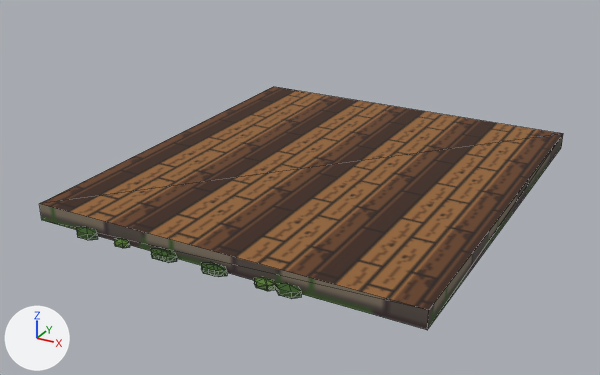
The glTF model games/hearthmoor/areas/lumen_court/public/art/kit/scene_library_floor.glb: old version first, new version second.
Camera for both pictures: a 50 mm lens placed at (6.38, -12.67, 6.06), pointed at (-0.29, -0.53, -0.01). Every picture has the same lights, and +X, +Y and +Z are marked at lower left. The older version comes first. Mesh edges are drawn as thin lines. Vertices at exactly the same position are counted once.

The first picture shows 'scene_library_floor'.
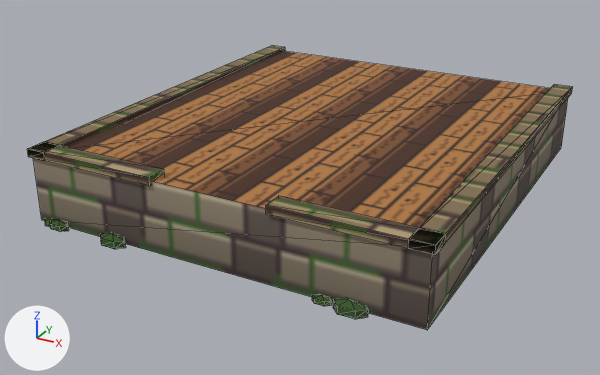
Boxes [x1, y1, x2, y2] around the edits, measured in the pictures (600 x 375 px; the box of a moved part takes in the faces that stretch with it):
'scene_library_floor', reshaped (17% taller)
    before: [39, 87, 563, 330]
    after: [27, 45, 573, 330]
part 1 of me_scene_library_floor, added
    after: [312, 294, 331, 306]
part 2 of me_scene_library_floor, added
    after: [100, 233, 126, 249]
part 3 of me_scene_library_floor, moved or reshaped (not visible afterwards)
    before: [114, 238, 129, 248]
part 4 of me_scene_library_floor, moved or reshaped
    before: [151, 248, 166, 261]
    after: [50, 219, 69, 232]
part 5 of me_scene_library_floor, added (green)
    after: [333, 298, 368, 319]
part 6 of me_scene_library_floor, added
    after: [45, 219, 54, 227]
part 7 of me_scene_library_floor, added
    after: [27, 45, 285, 186]
part 8 of me_scene_library_floor, added (brown)
    after: [266, 84, 573, 255]
part 9 of me_scene_library_floor, deleted
    before: [76, 227, 301, 299]
part 10 of me_scene_library_floor, moved or reshaped
    before: [39, 87, 563, 326]
    after: [33, 51, 568, 326]

The change in detail:
me_scene_library_floor is used by ob_scene_library_floor; location (0.0, 0.0, 0.0).
me_scene_library_floor had 134 vertices, 228 faces and spanned x -3.4..3.4, y -3.97..3.8, z -0.07..0.3.
me_scene_library_floor now has 120 vertices, 204 faces and spans x -3.45..3.45, y -3.99..3.85, z -0.09..1.28.
me_scene_library_floor part 1: a new loose piece, a UV sphere (6 segments, 3 rings, poles along z) spanning x 1.73..2.03, y -3.93..-3.79, z -0.03..0.11, in mat_paint.
me_scene_library_floor part 2: a new loose piece, a UV sphere (6 segments, 3 rings, poles along z) spanning x -2.07..-1.57, y -3.98..-3.74, z -0.08..0.16, in mat_paint.
me_scene_library_floor part 3: the loose piece of 14 vertices spanning x -1.79..-1.49, y -3.93..-3.79, z -0.03..0.11 is moved by (-0.15, 0.0, 0.0).
me_scene_library_floor part 4: the loose piece of 14 vertices spanning x -1.07..-0.68, y -3.96..-3.76, z -0.06..0.14 is moved by (-2.07, 0.0, 0.0).
me_scene_library_floor part 5: a new loose piece, a UV sphere (6 segments, 3 rings, poles along z) spanning x 2.05..2.58, y -3.99..-3.73, z -0.09..0.17, in mat_paint.
me_scene_library_floor part 6: a new loose piece, a UV sphere (6 segments, 3 rings, poles along z) spanning x -3.26..-2.97, y -3.93..-3.79, z -0.03..0.11, in mat_paint.
me_scene_library_floor part 7: a new loose piece of 14 vertices spanning x -3.45..-1.0, y -3.85..3.85, z 1.14..1.28, in mat_stone.
me_scene_library_floor part 8: a new loose piece of 14 vertices spanning x 1.0..3.45, y -3.85..3.85, z 1.14..1.28, in mat_stone.
me_scene_library_floor part 9: 7 loose pieces with 98 vertices, spanning x -2.57..1.56, y -3.97..-3.75, z -0.07..0.15, are deleted.
Part 10, on me_scene_library_floor:
4 vertices are removed from x -3.4..3.4, y -3.8..3.8, z 0.3.
10 faces are deleted.
4 vertices are added at (3.4, 3.8, 1.2), (3.4, -3.8, 1.2), (-3.4, -3.8, 1.2), (-3.4, 3.8, 1.2).
8 new faces join them, mat_stone.
2 new faces join them, mat_timber.
